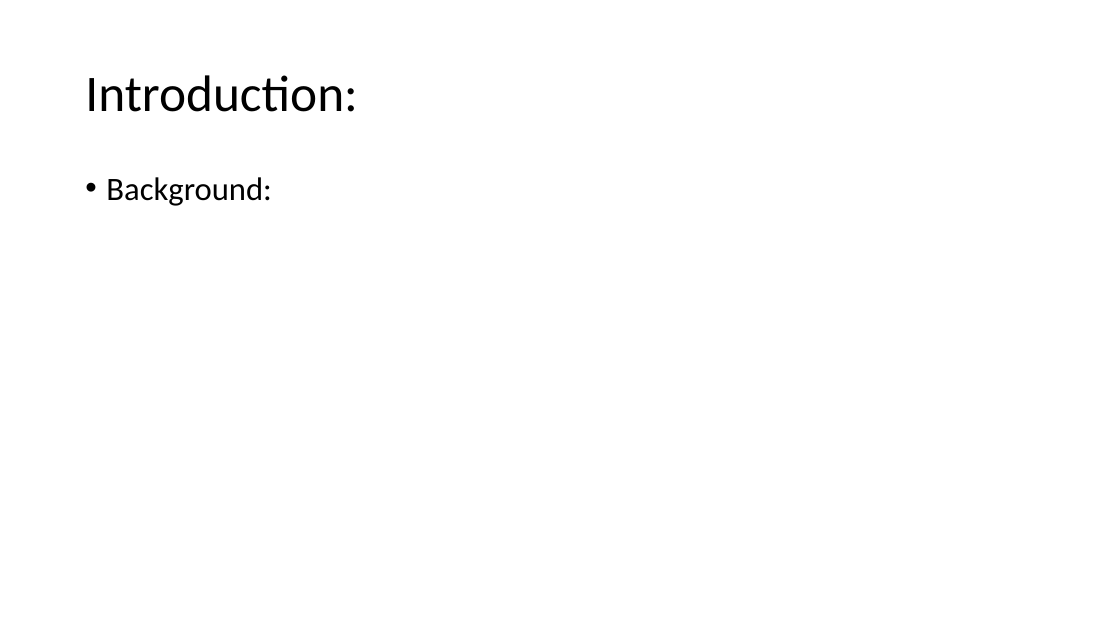
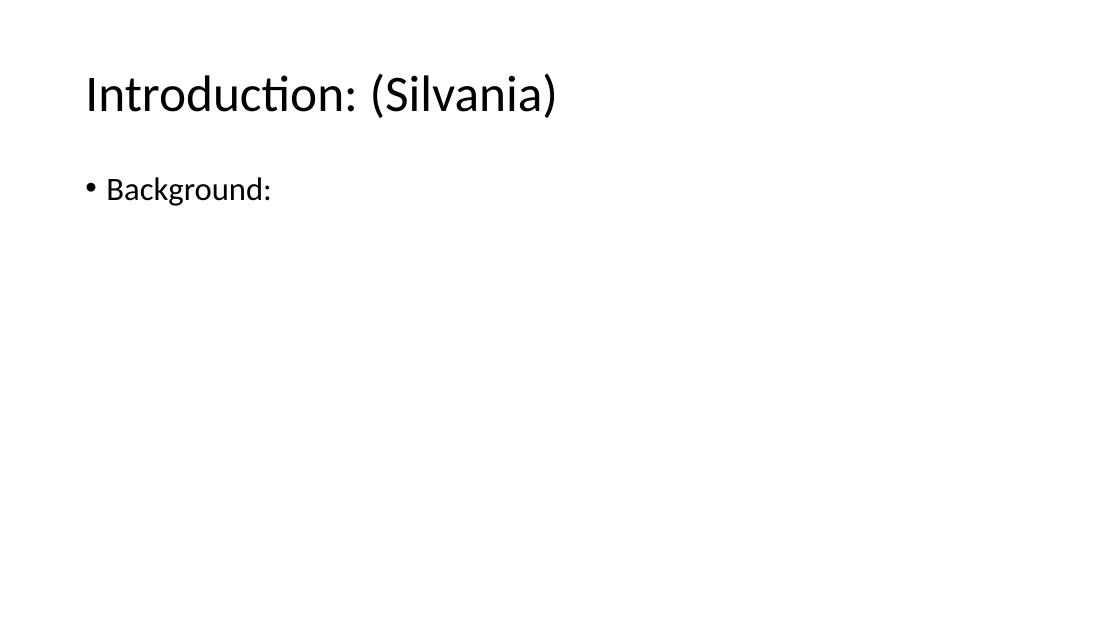
Before and after one commit to Kevin-C3923/Life_Expectancy_Analytics, a slide deck: slide 2 of Dashboard/Dashboard.pptx. Drawn at 1120x630 pixels with LibreOffice and Linux fonts; fonts in the diff are those of the drawing. Boxes give left, top, right and bottom in pixels: in the first picture for what was removed or moved away, otherwise in the second. Text is boxed around its words. In the diff, an @@ line names an element or a change of style, - is before the commit and + after.

```diff
--- a/Dashboard/Dashboard.pptx
+++ b/Dashboard/Dashboard.pptx
@@ title at box(85, 73, 558, 118): text changed @@
-Introduction:
+Introduction: (Silvania)
```
Also in this commit, not shown: 4 other slides changed, 4 slides added, 3 slides removed.
